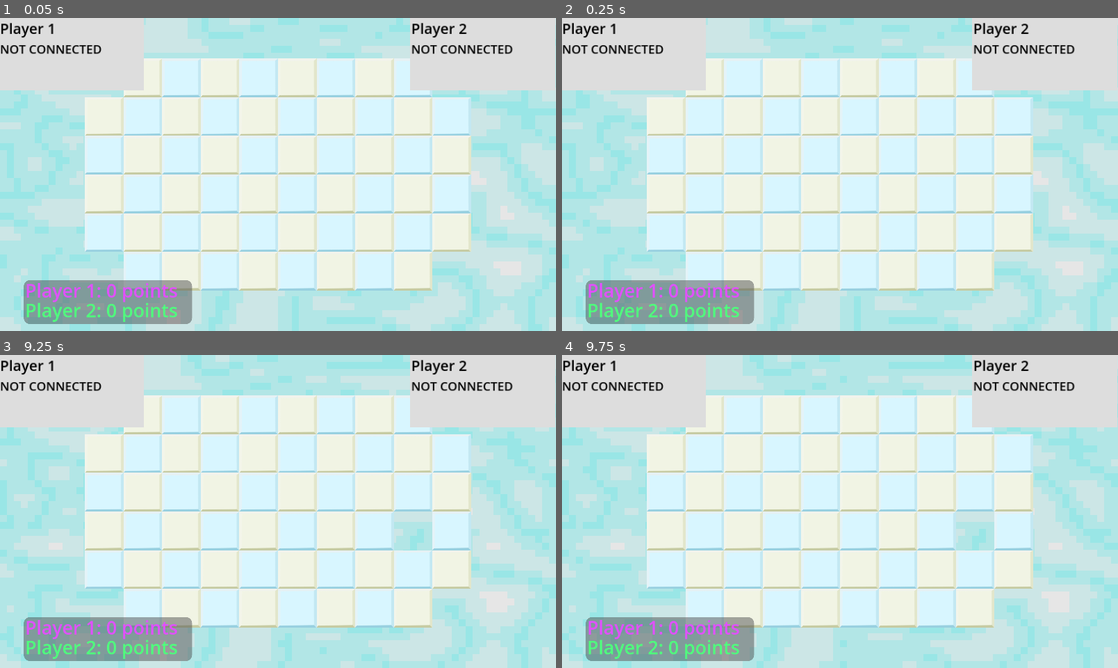
Above: before the commit, frames 1-4 (two rows, left to right).
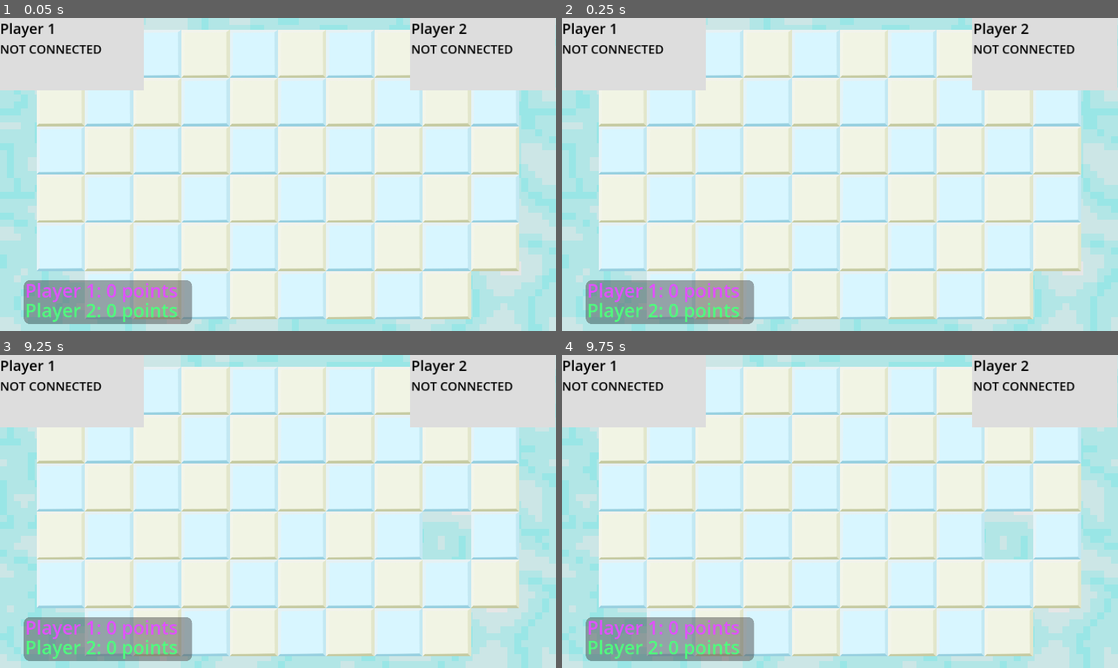
Above: after the commit, the same moments.

Repository: patator62180/GDWL_67
Game: Godot game, scene res://scenes/game/game.tscn
Same seed, same stepped clock (60 frames per second), same inputs: the game is played once before the commit and once after it. This scene is started directly instead of the project's main scene.
Inputs (mouse positions are in pixels of both pictures, inside the frame that each line leads up to):
- Up to frame 1 (0.05 s): no input
- Up to frame 2 (0.25 s): no input
- Up to frame 3 (9.25 s): tap Enter (ui_accept) at 0.5, 0.77, 1.52, 3.02, 3.77, 4.52, 5.75, 6.02, 6.77, 7.52, 9.02 s; move the mouse to (400, 495) at 0.52 s; hold Right (right) 0.53-1.28 s; right-click (400, 495) at 0.6 s; click (400, 495) at 0.67 s; move the mouse to (166, 527) at 1.27 s; hold Down (down) 1.28-2.03 s; click (166, 527) at 1.35 s; move the mouse to (333, 442) at 2.02 s; hold Right (right) 2.03-2.78 s; right-click (333, 442) at 2.1 s; click (333, 442) at 2.17 s; move the mouse to (250, 574) at 2.77 s; hold Up (up) 2.78-3.53 s; click (250, 574) at 2.85 s; move the mouse to (444, 558) at 3.52 s; hold Left (left) 3.53-5.03 s; right-click (444, 558) at 3.6 s; click (444, 558) at 3.67 s; move the mouse to (111, 464) at 4.27 s; click (111, 464) at 4.35 s; move the mouse to (305, 511) at 5.02 s; hold Down (down) 5.03-5.78 s; right-click (305, 511) at 5.1 s; click (305, 511) at 5.17 s; move the mouse to (194, 433) at 5.77 s; hold Right (right) 5.78-6.53 s; click (194, 433) at 5.85 s; move the mouse to (400, 495) at 6.52 s; hold Up (up) 6.53-7.28 s; right-click (400, 495) at 6.6 s; click (400, 495) at 6.67 s; move the mouse to (166, 527) at 7.27 s; hold Right (right) 7.28-8.03 s; click (166, 527) at 7.35 s; move the mouse to (333, 442) at 8.02 s; hold Down (down) 8.03-8.78 s; right-click (333, 442) at 8.1 s; click (333, 442) at 8.17 s; move the mouse to (250, 574) at 8.77 s; hold Left (left) from 8.78 s (still down); click (250, 574) at 8.85 s
- Up to frame 4 (9.75 s): tap Enter (ui_accept) at 9.5 s; move the mouse to (1006, 558) at 9.52 s; release Left (left) at 9.53 s; hold Up (up) from 9.53 s (still down); right-click (1006, 558) at 9.6 s; click (1006, 558) at 9.67 s

The runs differ from the first frame. In frame 1, 44% of the frame differs, in the area x 6-94%, y 3-97%; in frame 2, 44%; in frame 3, 44%; in frame 4, 44%.
Error before the commit: Invalid access to property or key 'peer_player_joined' on a base object of type 'Nil'. (res://scenes/game/game.gd:35)
Error after the commit: Invalid access to property or key 'peer_player_joined' on a base object of type 'Nil'. (res://scenes/game/game.gd:37)

Commit message:
added parasite and shockwave

Diff:
--- a/scenes/game/game.gd
+++ b/scenes/game/game.gd
@@ -8,11 +8,11 @@
 @export var grid: Grid
 @export var host_spawner: MultiplayerSpawner
 @export var hud : HUD
+@export var shockwave_scene: PackedScene
+@export var camera: Camera2D
 
 signal p1_scored
 signal p2_scored
-
-
 
 var players = []
 var hosts: Array[Host] = []
@@ -30,6 +30,8 @@
 var respawn_timer = 0.3
 var respawn_timer_max = respawn_timer
 
+var shockwave = Shockwave
+
 func _ready():
     if multiplayer and multiplayer.is_server():
         Immersive.client.peer_player_joined.connect(on_peer_player_joined)
@@ -41,6 +43,10 @@
 
     grid.cell_click.connect(on_cell_click)
     grid.wall_click.connect(on_wall_click)
+
+    if multiplayer and !multiplayer.is_server():
+        shockwave = shockwave_scene.instantiate()
+        camera.add_child(shockwave)
 
 func _process(delta):
     if respawn_timer < respawn_timer_max:
@@ -71,6 +77,10 @@
             on_turn_done()
 
 func on_parasiting_done():
+    play_shockwave_anim.rpc(saved_host_pos)
+
+    await get_tree().create_timer(1).timeout
+
     player_managers.array[player_index_playing].spawn_player(grid, saved_host_pos)
     player_managers.array[player_index_playing].kill_player(grid, saved_player_pos)
 
@@ -251,6 +261,9 @@
                 return player_is_present
 
     for host in hosts:
+        if host == null:
+            hosts.erase(host)
+            continue
         var host_grid_pos = grid.get_grid_pos(host.position)
         if (host_grid_pos == grid_pos):
             return host
@@ -273,3 +286,16 @@
 func _on_score_card_score_atteint():
     finish_game.rpc() # Replace with function body.
     Immersive.client.end_game()
+
+@rpc('authority')
+func play_shockwave_anim(saved_host_pos: Vector2):
+    var screen_pos = check_tile(saved_host_pos, false).get_global_transform_with_canvas().get_origin()
+    screen_pos.x = screen_pos.x + 50
+    screen_pos.y = screen_pos.y + 50
+
+    var screen_size = get_viewport_rect().size
+    var screen_ratio = screen_pos
+    screen_ratio.x = screen_ratio.x / screen_size.x
+    screen_ratio.y = screen_ratio.y / screen_size.y
+
+    shockwave.play_shockwave_anim(screen_ratio)
--- a/scenes/game/game.tscn
+++ b/scenes/game/game.tscn
@@ -1,14 +1,15 @@
-[gd_scene load_steps=8 format=3 uid="uid://dswfe7yyh4daq"]
+[gd_scene load_steps=9 format=3 uid="uid://dswfe7yyh4daq"]
 
 [ext_resource type="Script" path="res://scenes/game/game.gd" id="1_jy7t4"]
 [ext_resource type="PackedScene" uid="uid://b81kmauxqg4ws" path="res://scenes/background/background.tscn" id="3_qtcvc"]
 [ext_resource type="Script" path="res://scenes/game/hazard_mananger.gd" id="3_vmlt8"]
 [ext_resource type="PackedScene" uid="uid://biqj0t60x1dv0" path="res://scenes/HUD/hud.tscn" id="4_df5lj"]
+[ext_resource type="PackedScene" uid="uid://5cbujpr3l37j" path="res://scenes/simulation/shockwave.tscn" id="5_u66ru"]
 [ext_resource type="PackedScene" uid="uid://de6fuev88g57f" path="res://scenes/grid/grid.tscn" id="6_ybaom"]
 [ext_resource type="PackedScene" uid="uid://ddsgdn7jinj07" path="res://scenes/host/host.tscn" id="8_va0h3"]
 [ext_resource type="PackedScene" uid="uid://cuou6t7fy6v45" path="res://scenes/player_manager/player_managers.tscn" id="10_ukfxk"]
 
-[node name="Game" type="Node2D" node_paths=PackedStringArray("host_root", "player_managers", "grid", "host_spawner", "hud")]
+[node name="Game" type="Node2D" node_paths=PackedStringArray("host_root", "player_managers", "grid", "host_spawner", "hud", "camera")]
 script = ExtResource("1_jy7t4")
 host_scene = ExtResource("8_va0h3")
 host_root = NodePath("Hosts")
@@ -16,6 +17,8 @@
 grid = NodePath("Grid")
 host_spawner = NodePath("HostSpawner")
 hud = NodePath("HUD")
+shockwave_scene = ExtResource("5_u66ru")
+camera = NodePath("Camera2D")
 
 [node name="Background" parent="." instance=ExtResource("3_qtcvc")]
 
@@ -29,7 +32,6 @@
 text = "Player 2: 0 points"
 
 [node name="Camera2D" type="Camera2D" parent="."]
-zoom = Vector2(0.8, 0.8)
 
 [node name="HazardManager" type="Node2D" parent="." node_paths=PackedStringArray("grid")]
 script = ExtResource("3_vmlt8")
--- a/scenes/player/parasite.tscn
+++ b/scenes/player/parasite.tscn
@@ -1,12 +1,30 @@
-[gd_scene load_steps=3 format=3 uid="uid://b0oj6fete70q4"]
+[gd_scene load_steps=5 format=3 uid="uid://b0oj6fete70q4"]
 
-[ext_resource type="Texture2D" uid="uid://2rduqsc7g3r8" path="res://sprites/sane_face.png" id="1_86rc4"]
 [ext_resource type="Script" path="res://scenes/player/parasite.gd" id="1_csg6x"]
+[ext_resource type="Texture2D" uid="uid://c7cn77qtpi6vg" path="res://sprites/Parasite/Parasite_01.png" id="2_vnmno"]
+[ext_resource type="Texture2D" uid="uid://b6txfeqpw2ucm" path="res://sprites/Parasite/Parasite_02.png" id="3_klyrx"]
+
+[sub_resource type="SpriteFrames" id="SpriteFrames_2f23u"]
+animations = [{
+"frames": [{
+"duration": 1.0,
+"texture": ExtResource("2_vnmno")
+}, {
+"duration": 1.0,
+"texture": ExtResource("3_klyrx")
+}],
+"loop": true,
+"name": &"default",
+"speed": 5.0
+}]
 
 [node name="Parasite" type="Node2D"]
+top_level = true
 script = ExtResource("1_csg6x")
 
-[node name="Sprite2D" type="Sprite2D" parent="."]
-modulate = Color(1, 0, 0, 1)
+[node name="AnimatedSprite2D" type="AnimatedSprite2D" parent="."]
+texture_filter = 1
+rotation = -0.247837
 scale = Vector2(0.5, 0.5)
-texture = ExtResource("1_86rc4")
+sprite_frames = SubResource("SpriteFrames_2f23u")
+frame_progress = 0.521047
--- /dev/null
+++ b/scenes/simulation/shockwave.gd
@@ -0,0 +1,19 @@
+extends CanvasLayer
+
+class_name Shockwave
+
+@export var shockwave_player: AnimationPlayer
+@export var shockwave_shader: ColorRect
+
+# Called when the node enters the scene tree for the first time.
+func _ready():
+    pass # Replace with function body.
+
+
+# Called every frame. 'delta' is the elapsed time since the previous frame.
+func _process(delta):
+    pass
+
+func play_shockwave_anim(screen_ratio: Vector2):
+    shockwave_shader.material.set_shader_parameter("global_position", screen_ratio)
+    shockwave_player.play("shockwave")
--- /dev/null
+++ b/scenes/simulation/shockwave.gdshader
@@ -0,0 +1,22 @@
+shader_type canvas_item;
+
+uniform sampler2D SCREEN_TEXTURE : hint_screen_texture, filter_linear_mipmap;
+uniform vec2 global_position;
+uniform float force;
+uniform float size;
+uniform float thickness;
+
+void fragment() {
+    vec2 center = global_position;
+    //center.x = center.x / SCREEN_PIXEL_SIZE.x;
+    //center.y = (SCREEN_PIXEL_SIZE.y - center.y) / SCREEN_PIXEL_SIZE.y;
+
+    //float ratio = SCREEN_PIXEL_SIZE.x / SCREEN_PIXEL_SIZE.y;
+    //vec2 scaled_UV = ( SCREEN_UV - vec2(0.5, 0.0) ) / vec2(ratio, 1.0) + vec2(0.5, 0.0);
+
+    float mask = (1.0 - smoothstep(size - 0.1, size, length(SCREEN_UV - center))) *
+            smoothstep(size - thickness - 0.1, size - thickness, length(SCREEN_UV - center));
+
+    vec2 disp = normalize(SCREEN_UV - center) * force * mask;
+    COLOR = texture(SCREEN_TEXTURE, SCREEN_UV - disp);
+}
--- /dev/null
+++ b/scenes/simulation/shockwave.tscn
@@ -0,0 +1,91 @@
+[gd_scene load_steps=7 format=3 uid="uid://5cbujpr3l37j"]
+
+[ext_resource type="Shader" path="res://scenes/simulation/shockwave.gdshader" id="1_5abkv"]
+[ext_resource type="Script" path="res://scenes/simulation/shockwave.gd" id="1_cq7jj"]
+
+[sub_resource type="ShaderMaterial" id="ShaderMaterial_w0bqs"]
+shader = ExtResource("1_5abkv")
+shader_parameter/global_position = Vector2(0, 0)
+shader_parameter/force = 0.0
+shader_parameter/size = 0.3
+shader_parameter/thickness = 0.1
+
+[sub_resource type="Animation" id="Animation_nh7yq"]
+length = 0.001
+tracks/0/type = "value"
+tracks/0/imported = false
+tracks/0/enabled = true
+tracks/0/path = NodePath(".:material:shader_parameter/force")
+tracks/0/interp = 1
+tracks/0/loop_wrap = true
+tracks/0/keys = {
+"times": PackedFloat32Array(0),
+"transitions": PackedFloat32Array(1),
+"update": 0,
+"values": [0.0]
+}
+tracks/1/type = "value"
+tracks/1/imported = false
+tracks/1/enabled = true
+tracks/1/path = NodePath(".:material:shader_parameter/size")
+tracks/1/interp = 1
+tracks/1/loop_wrap = true
+tracks/1/keys = {
+"times": PackedFloat32Array(0),
+"transitions": PackedFloat32Array(1),
+"update": 0,
+"values": [0.3]
+}
+
+[sub_resource type="Animation" id="Animation_hs2n7"]
+resource_name = "shockwave"
+length = 0.5
+tracks/0/type = "value"
+tracks/0/imported = false
+tracks/0/enabled = true
+tracks/0/path = NodePath(".:material:shader_parameter/force")
+tracks/0/interp = 1
+tracks/0/loop_wrap = true
+tracks/0/keys = {
+"times": PackedFloat32Array(0, 0.5),
+"transitions": PackedFloat32Array(1, 1),
+"update": 0,
+"values": [0.0, 0.05]
+}
+tracks/1/type = "value"
+tracks/1/imported = false
+tracks/1/enabled = true
+tracks/1/path = NodePath(".:material:shader_parameter/size")
+tracks/1/interp = 1
+tracks/1/loop_wrap = true
+tracks/1/keys = {
+"times": PackedFloat32Array(0, 0.5),
+"transitions": PackedFloat32Array(1, 1),
+"update": 0,
+"values": [0.0, 1.0]
+}
+
+[sub_resource type="AnimationLibrary" id="AnimationLibrary_msdhq"]
+_data = {
+"RESET": SubResource("Animation_nh7yq"),
+"shockwave": SubResource("Animation_hs2n7")
+}
+
+[node name="Shockwave" type="CanvasLayer" node_paths=PackedStringArray("shockwave_player", "shockwave_shader")]
+script = ExtResource("1_cq7jj")
+shockwave_player = NodePath("ColorRect/AnimationPlayer")
+shockwave_shader = NodePath("ColorRect")
+
+[node name="ColorRect" type="ColorRect" parent="."]
+material = SubResource("ShaderMaterial_w0bqs")
+anchors_preset = 15
+anchor_right = 1.0
+anchor_bottom = 1.0
+grow_horizontal = 2
+grow_vertical = 2
+mouse_filter = 2
+
+[node name="AnimationPlayer" type="AnimationPlayer" parent="ColorRect"]
+libraries = {
+"": SubResource("AnimationLibrary_msdhq")
+}
